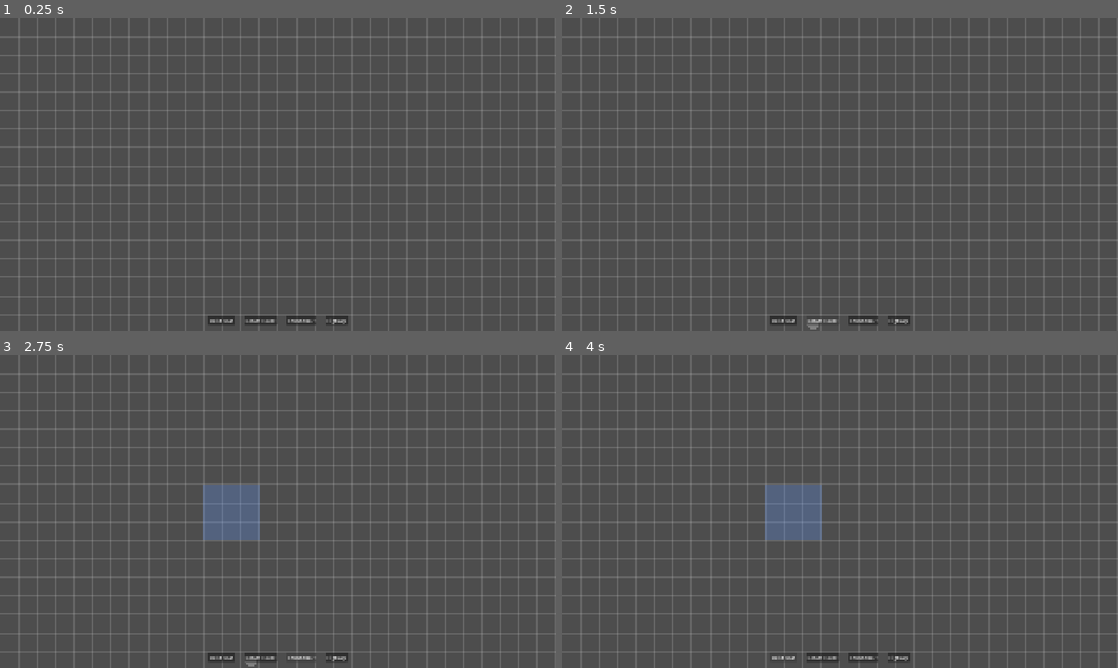
Above: before the commit, frames 1-4 (two rows, left to right).
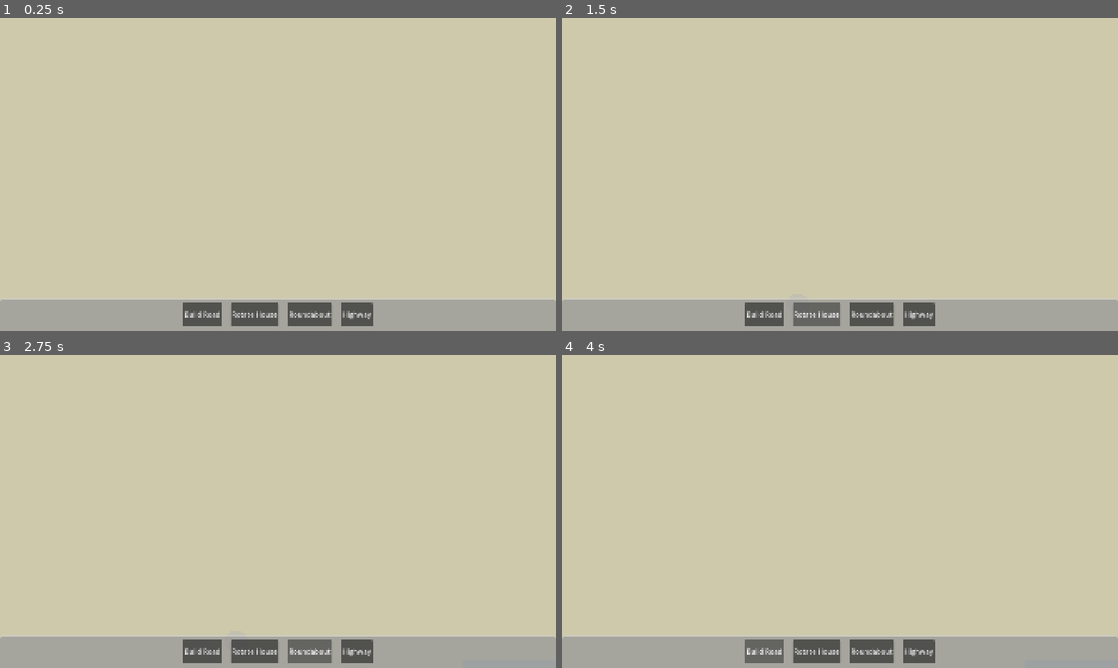
Above: after the commit, the same moments.

Repository: jravalani/helix_protocol_4
Game: Godot game, scene res://Scenes/main.tscn
The game is run twice, just before and just after one commit, with the same random seed, the same clock (stepped at 60 frames per second) and the same inputs.
Inputs:
- Up to frame 1 (0.25 s): no input
- Up to frame 2 (1.5 s): click "Build Road" at 0.5 s; click "Rotate House" at 1.25 s
- Up to frame 3 (2.75 s): click "Roundabout" at 2 s
- Up to frame 4 (4 s): click "Highway" at 2.75 s; click "Build Road" at 3.5 s

The runs differ from the first frame. In frame 1, 98% of the frame differs, in the area x 0-100%, y 0-100%; in frame 2, 98%; in frame 3, 98%; in frame 4, 98%.

Commit message:
camera zoom part 1

Diff:
--- a/Globals/game_data.gd
+++ b/Globals/game_data.gd
@@ -6,7 +6,11 @@
 const CELL_WORKPLACE_ENTRANCE = "WORKPLACE_ENTRANCE"
 const CELL_HOUSE_ENTRANCE = "HOUSE_ENTRANCE"
 const CELL_HOUSE = "HOUSE"
-const CELL_ROAD = "ROAD"
+
+const START_SIZE = 20
+const MAX_SIZE = 40
+
+var current_map_size = Rect2i(-16, -9, 32, 18)
 
 # this dictionary will store every cell status.
 # key: vectow2i (cell coordinates)
@@ -99,3 +103,8 @@
 	var id_b = get_cell_id(cell_b)
 	if astar.has_point(id_a) and astar.has_point(id_b):
 		astar.connect_points(id_a, id_b)
+
+# Map growth function
+func increase_map_size() -> void:
+	current_map_size = current_map_size.grow(1)
+	SignalBus.increase_map_size.emit(current_map_size)
--- a/Globals/signal_bus.gd
+++ b/Globals/signal_bus.gd
@@ -1,6 +1,8 @@
 extends Node
 
 signal map_changed
+
+signal increase_map_size(map_size: Rect2i)
 
 signal delivery_requested(target_entrance: Vector2i)
 
--- a/Scenes/main.tscn
+++ b/Scenes/main.tscn
@@ -1,13 +1,13 @@
 [gd_scene format=3 uid="uid://cnmu3c4pg7icy"]
 
-[ext_resource type="Script" uid="uid://6gp6mh68yo5t" path="res://Scripts/main.gd" id="1_8gbba"]
 [ext_resource type="PackedScene" uid="uid://db103wkeppd8v" path="res://Scenes/road_builder.tscn" id="2_8gbba"]
 [ext_resource type="Script" uid="uid://dn2oa24c84lm2" path="res://Scripts/director.gd" id="2_jjvhh"]
 [ext_resource type="PackedScene" uid="uid://3xthd7uvwo1q" path="res://Scenes/input_manager.tscn" id="3_kry3j"]
 [ext_resource type="PackedScene" uid="uid://dnpwluvfdcpl1" path="res://UITestScenes/in_level_ui.tscn" id="4_jjvhh"]
+[ext_resource type="PackedScene" uid="uid://crs1t0jrlg8ja" path="res://Scenes/map.tscn" id="6_6bp64"]
+[ext_resource type="Script" uid="uid://coik2fhilbiw2" path="res://Scripts/camera_2d.gd" id="6_21xkr"]
 
 [node name="Main" type="Node2D" unique_id=1733956007]
-script = ExtResource("1_8gbba")
 
 [node name="RoadBuilder" parent="." unique_id=91564763 instance=ExtResource("2_8gbba")]
 
@@ -20,7 +20,8 @@
 [node name="BuildingTimer" type="Timer" parent="Director" unique_id=1697079750]
 wait_time = 2.0
 
-[node name="HouseTimer" type="Timer" parent="Director" unique_id=858286701]
+[node name="TemporaryMapTimer" type="Timer" parent="Director" unique_id=858286701]
+wait_time = 10.0
 
 [node name="Entities" type="Node" parent="." unique_id=578986959]
 
@@ -28,4 +29,10 @@
 
 [node name="InLevelUI" parent="CanvasLayer" unique_id=1777359505 instance=ExtResource("4_jjvhh")]
 
+[node name="Camera2D" type="Camera2D" parent="." unique_id=1274979737]
+script = ExtResource("6_21xkr")
+
+[node name="Map" parent="." unique_id=1234696305 instance=ExtResource("6_6bp64")]
+
 [connection signal="timeout" from="Director/BuildingTimer" to="Director" method="_on_building_timer_timeout"]
+[connection signal="timeout" from="Director/TemporaryMapTimer" to="Director" method="_on_temporary_map_timer_timeout"]
--- /dev/null
+++ b/Scenes/map.tscn
@@ -0,0 +1,22 @@
+[gd_scene format=3 uid="uid://crs1t0jrlg8ja"]
+
+[ext_resource type="Script" uid="uid://ckcbmhbvmpifj" path="res://Scripts/map.gd" id="1_ci6au"]
+
+[node name="Map" type="Node2D" unique_id=1234696305]
+script = ExtResource("1_ci6au")
+
+[node name="BackgroundBoundry" type="ColorRect" parent="." unique_id=104981608]
+z_index = -10
+offset_right = 40.0
+offset_bottom = 40.0
+
+[node name="PlayableArea" type="ColorRect" parent="." unique_id=1147754099]
+z_index = -5
+offset_right = 40.0
+offset_bottom = 40.0
+color = Color(0.80721945, 0.7892979, 0.66591924, 1)
+
+[node name="GridOverlay" type="TextureRect" parent="PlayableArea" unique_id=1431088704]
+layout_mode = 0
+offset_right = 40.0
+offset_bottom = 40.0
--- /dev/null
+++ b/Scripts/camera_2d.gd
@@ -0,0 +1,35 @@
+extends Camera2D
+
+@export var min_zoom: float = 0.1  # How far we can pull back
+@export var max_zoom: float = 2.0   # How close we can stay
+@export var zoom_smooth_speed: float = 0.05 # Try 0.1 for even slower
+
+var zoom_step: float = 0.1
+
+var target_zoom: Vector2 = Vector2(2.0, 2.0)
+
+func _ready() -> void:
+	zoom = target_zoom
+
+	SignalBus.increase_map_size.connect(_on_map_size_changed)
+
+func _process(delta: float) -> void:
+	# 1. Linearly move the current zoom value toward the target value
+	var new_z = move_toward(zoom.x, target_zoom.x, zoom_smooth_speed * delta)
+
+	# 2. Apply the updated value to both axes
+	if not is_equal_approx(zoom.x, new_z):
+		zoom = Vector2(new_z, new_z)
+
+func _on_map_size_changed(new_rect: Rect2i) -> void:
+	# 1. Update Zoom (as we did before)
+	var new_z = target_zoom.x - zoom_step
+	new_z = max(new_z, min_zoom)
+	target_zoom = Vector2(new_z, new_z)
+
+	# 2. Update Position to Center
+	# Calculate the center of the rect in grid units
+	var grid_center = Vector2(new_rect.position) + (Vector2(new_rect.size) / 2.0)
+
+	# Convert grid units to world pixels and move the camera
+	global_position = grid_center * GameData.CELL_SIZE.x
--- a/Scripts/director.gd
+++ b/Scripts/director.gd
@@ -8,21 +8,20 @@
 @onready var house_scene = preload("res://Scenes/house.tscn")
 
 @onready var building_timer: Timer = $BuildingTimer
-@onready var house_timer: Timer = $HouseTimer
+@onready var map_timer: Timer = $TemporaryMapTimer
 
 @export var temporary_spawn_radius = 5
 
 func _ready() -> void:
 	print("Center of screen: ", floor(get_viewport().size / GameData.CELL_SIZE.x) / 2)
 	building_timer.start()
+	map_timer.start()
 
 func _on_building_timer_timeout() -> void:
 	attempt_spawn()
 
 func attempt_spawn() -> void:
-	var center_of_screen_cell = Vector2i(
-	get_viewport().size.x / 2 / GameData.CELL_SIZE.x,
-	get_viewport().size.y / 2 / GameData.CELL_SIZE.x)
+	var center_of_screen_cell = Vector2i(0, 0)
 
 	var random_offset = Vector2i(
 		randi_range(-temporary_spawn_radius, temporary_spawn_radius),
@@ -73,3 +72,8 @@
 			if GameData.grid.has(start_cell + Vector2i(x, y)):
 				return false
 	return true
+
+
+func _on_temporary_map_timer_timeout() -> void:
+	GameData.increase_map_size()
+	map_timer.start()
--- /dev/null
+++ b/Scripts/map.gd
@@ -0,0 +1,26 @@
+extends Node2D
+
+
+@onready var playable_area: ColorRect = $PlayableArea
+
+# Called when the node enters the scene tree for the first time.
+func _ready() -> void:
+	SignalBus.increase_map_size.connect(update_map_visuals)
+	update_map_visuals(GameData.current_map_size)
+
+func update_map_visuals(new_rect: Rect2i) -> void:
+	# 1. Logic: Use the passed rect IF it exists, otherwise use GameData
+	var grid_rect = new_rect if new_rect != null else GameData.current_map_size
+
+	# 2. Grab the cell size (ensuring it's a number, not a Vector)
+	var cell_size = GameData.CELL_SIZE.x
+
+	# 3. The Math
+	var pixel_pos = Vector2(grid_rect.position) * cell_size
+	var pixel_size = Vector2(grid_rect.size) * cell_size
+
+	# 4. Apply
+	playable_area.position = pixel_pos
+	playable_area.size = pixel_size
+
+	print("Map Visuals Updated to Size: ", pixel_size)
--- a/UITestScenes/in_level_ui.tscn
+++ b/UITestScenes/in_level_ui.tscn
@@ -1,6 +1,12 @@
 [gd_scene format=3 uid="uid://dnpwluvfdcpl1"]
 
 [ext_resource type="Script" uid="uid://dk3jqjxae20fr" path="res://UITest/in_level_ui.gd" id="1_s312j"]
+
+[sub_resource type="StyleBoxFlat" id="StyleBoxFlat_s312j"]
+bg_color = Color(0.6, 0.6, 0.6, 0.78431374)
+border_width_top = 3
+corner_radius_top_left = 10
+corner_radius_top_right = 10
 
 [node name="InLevelUI" type="Control" unique_id=1777359505]
 layout_mode = 3
@@ -12,41 +18,57 @@
 mouse_filter = 2
 script = ExtResource("1_s312j")
 
-[node name="MarginContainer" type="MarginContainer" parent="." unique_id=916433756]
+[node name="Panel" type="Panel" parent="." unique_id=918554984]
+custom_minimum_size = Vector2(0, 112)
 layout_mode = 1
 anchors_preset = 12
 anchor_top = 1.0
 anchor_right = 1.0
 anchor_bottom = 1.0
-offset_top = -51.0
 grow_horizontal = 2
 grow_vertical = 0
-theme_override_constants/margin_bottom = 20
+theme_override_styles/panel = SubResource("StyleBoxFlat_s312j")
 
-[node name="HBoxContainer" type="HBoxContainer" parent="MarginContainer" unique_id=2120544331]
+[node name="MarginContainer" type="MarginContainer" parent="Panel" unique_id=916433756]
+layout_mode = 1
+anchors_preset = 12
+anchor_top = 1.0
+anchor_right = 1.0
+anchor_bottom = 1.0
+offset_top = -80.0
+grow_horizontal = 2
+grow_vertical = 0
+theme_override_constants/margin_bottom = 16
+
+[node name="HBoxContainer" type="HBoxContainer" parent="Panel/MarginContainer" unique_id=2120544331]
 layout_mode = 2
 size_flags_vertical = 8
 theme_override_constants/separation = 32
 alignment = 1
 
-[node name="BuildRoadButton" type="Button" parent="MarginContainer/HBoxContainer" unique_id=1299942685]
+[node name="BuildRoadButton" type="Button" parent="Panel/MarginContainer/HBoxContainer" unique_id=1299942685]
+custom_minimum_size = Vector2(80, 80)
 layout_mode = 2
+theme_override_font_sizes/font_size = 24
 text = "Build Road"
 
-[node name="RotateHouseButton" type="Button" parent="MarginContainer/HBoxContainer" unique_id=615110545]
+[node name="RotateHouseButton" type="Button" parent="Panel/MarginContainer/HBoxContainer" unique_id=615110545]
 layout_mode = 2
+theme_override_font_sizes/font_size = 24
 text = "Rotate House
 "
 
-[node name="RoundaboutButton" type="Button" parent="MarginContainer/HBoxContainer" unique_id=231225114]
+[node name="RoundaboutButton" type="Button" parent="Panel/MarginContainer/HBoxContainer" unique_id=231225114]
 layout_mode = 2
+theme_override_font_sizes/font_size = 24
 text = "Roundabout"
 
-[node name="Highway" type="Button" parent="MarginContainer/HBoxContainer" unique_id=358768480]
+[node name="Highway" type="Button" parent="Panel/MarginContainer/HBoxContainer" unique_id=358768480]
 layout_mode = 2
+theme_override_font_sizes/font_size = 24
 text = "Highway"
 
-[connection signal="pressed" from="MarginContainer/HBoxContainer/BuildRoadButton" to="." method="_on_build_road_button_pressed"]
-[connection signal="pressed" from="MarginContainer/HBoxContainer/RotateHouseButton" to="." method="_on_rotate_house_button_pressed"]
-[connection signal="pressed" from="MarginContainer/HBoxContainer/RoundaboutButton" to="." method="_on_roundabout_button_pressed"]
-[connection signal="pressed" from="MarginContainer/HBoxContainer/Highway" to="." method="_on_highway_pressed"]
+[connection signal="pressed" from="Panel/MarginContainer/HBoxContainer/BuildRoadButton" to="." method="_on_build_road_button_pressed"]
+[connection signal="pressed" from="Panel/MarginContainer/HBoxContainer/RotateHouseButton" to="." method="_on_rotate_house_button_pressed"]
+[connection signal="pressed" from="Panel/MarginContainer/HBoxContainer/RoundaboutButton" to="." method="_on_roundabout_button_pressed"]
+[connection signal="pressed" from="Panel/MarginContainer/HBoxContainer/Highway" to="." method="_on_highway_pressed"]
Not shown, added: Scripts/camera_2d.gd.uid
Not shown, added: Scripts/map.gd.uid
